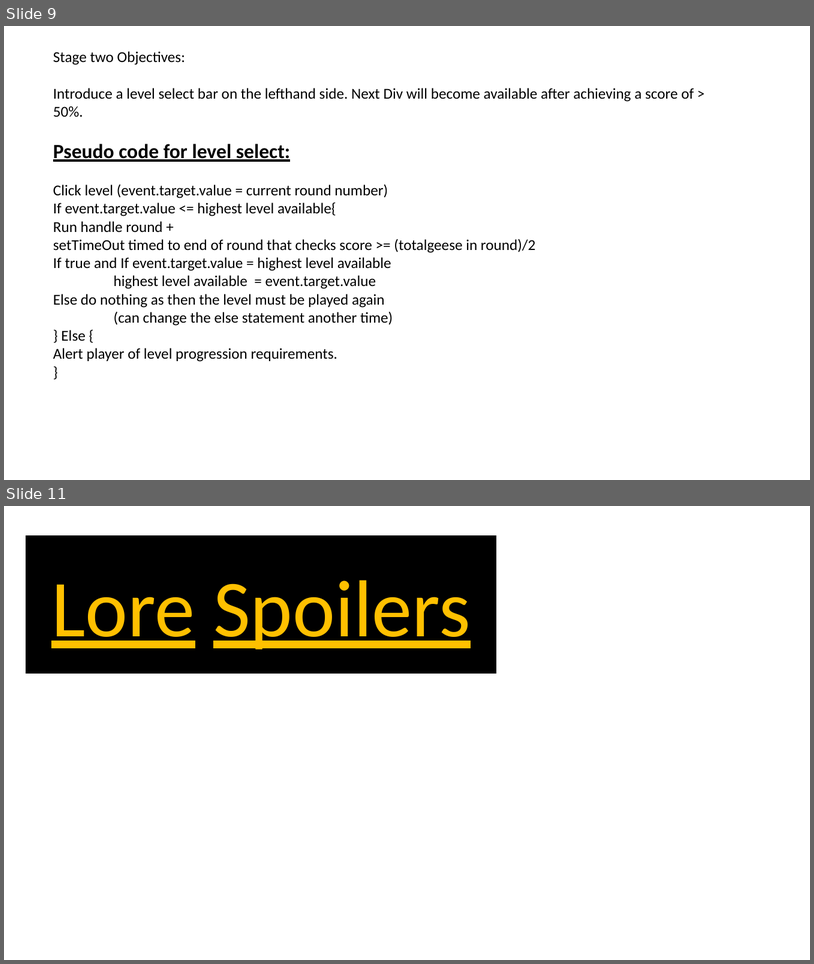
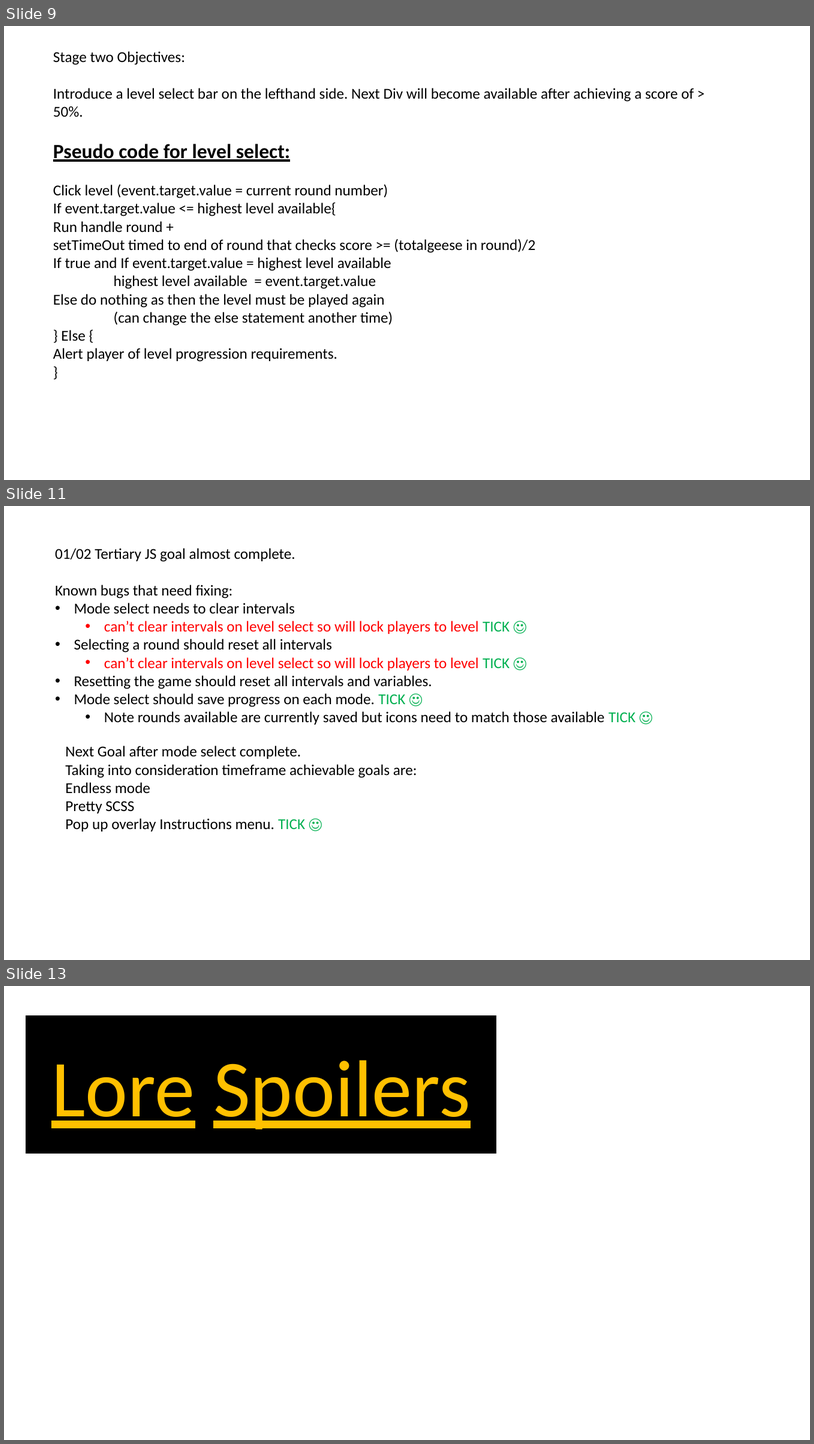
Before and after one commit to TristanPere/Goose-Feed-Game, a slide deck: Goose-Feed-Game.pptx. Shown one above the other, each under a label of ours: slides 9 and 11 before the commit, slides 9, 11 and 13 after it; the slides between them are not shown. The pictures are 814x964 and 814x1444 pixels, drawn with LibreOffice and Linux fonts; fonts in the diff are those of the drawing. Boxes give left, top, right and bottom in pixels: in the first picture for what was removed or moved away, otherwise in the second. Text is boxed around its words. In the diff, an @@ line names an element or a change of style, - is before the commit and + after.

```diff
--- a/Goose-Feed-Game.pptx
+++ b/Goose-Feed-Game.pptx
@@ slide 11 added at (4, 506, 810, 960), background #FFFFFF @@
@@ text added at (55, 548, 636, 724), 18 pt, text #000000 @@
+01/02 Tertiary JS goal almost complete.
+Known bugs that need fixing:
+• Mode select needs to clear intervals
+  • can’t clear intervals on level select so will lock players to level TICK ☺
+• Selecting a round should reset all intervals
+  • can’t clear intervals on level select so will lock players to level TICK ☺
+• Resetting the game should reset all intervals and variables.
+• Mode select should save progress on each mode. TICK ☺
+  • Note rounds available are currently saved but icons need to match those available TICK ☺
@@ text added at (65, 745, 417, 831), 18 pt, text #000000 @@
+Next Goal after mode select complete.
+Taking into consideration timeframe achievable goals are:
+Endless mode
+Pretty SCSS
+Pop up overlay Instructions menu. TICK ☺
@@ what was slide 11 is now slide 13 @@
```
Also in this commit, not shown: 1 slide changed, 1 other slide added, 1 other file.
